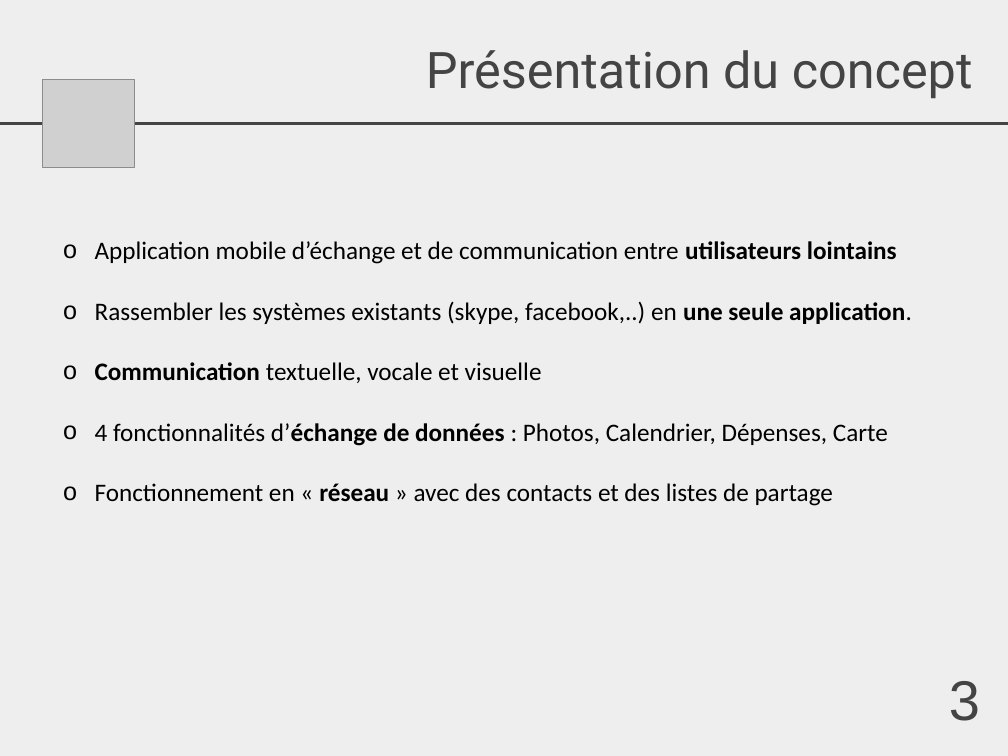
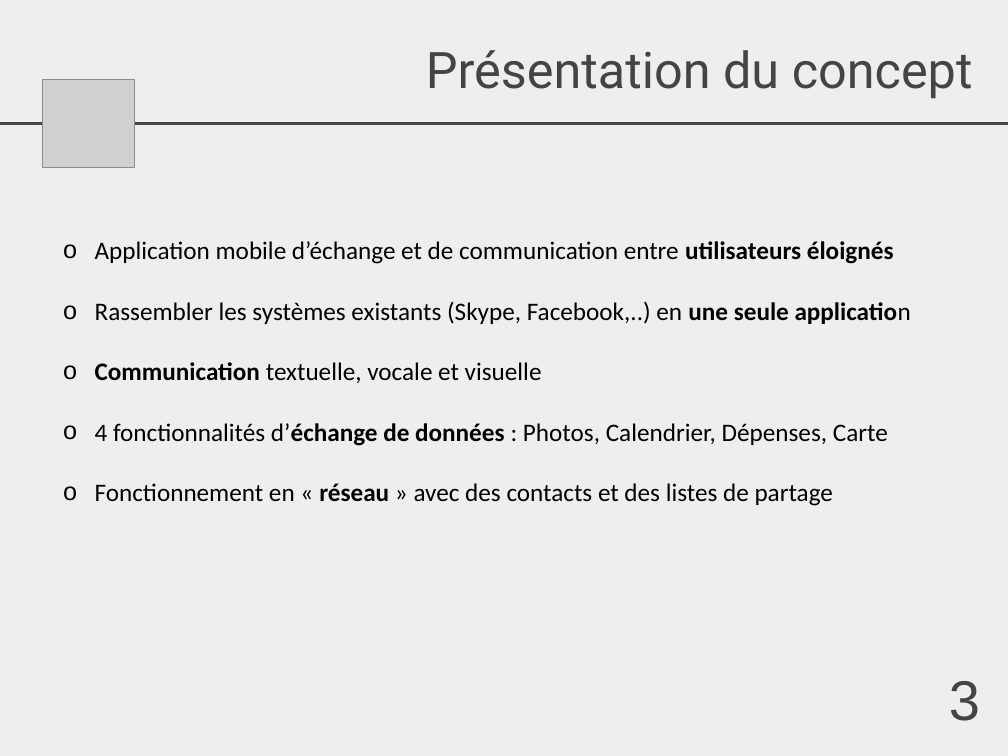
Before and after one commit to AmandineF/UDES, a slide deck: slide 3 of IM/TP5/AwaiPres.pptx. Drawn at 1008x756 pixels with LibreOffice and Linux fonts; fonts in the diff are those of the drawing; grey boxes stand for pictures. Boxes give left, top, right and bottom in pixels: in the first picture for what was removed or moved away, otherwise in the second. Text is boxed around its words. In the diff, an @@ line names an element or a change of style, - is before the commit and + after.

```diff
--- a/IM/TP5/AwaiPres.pptx
+++ b/IM/TP5/AwaiPres.pptx
@@ text at (95, 241, 911, 324): text changed @@
-o Application mobile d’échange et de communication entre utilisateurs lointains
-o Rassembler les systèmes existants (skype, facebook,..) en une seule application.
+o Application mobile d’échange et de communication entre utilisateurs éloignés
+o Rassembler les systèmes existants (Skype, Facebook,..) en une seule application
```
Also in this commit, not shown: 2 other slides changed, 1 slide removed, 39 other files.
